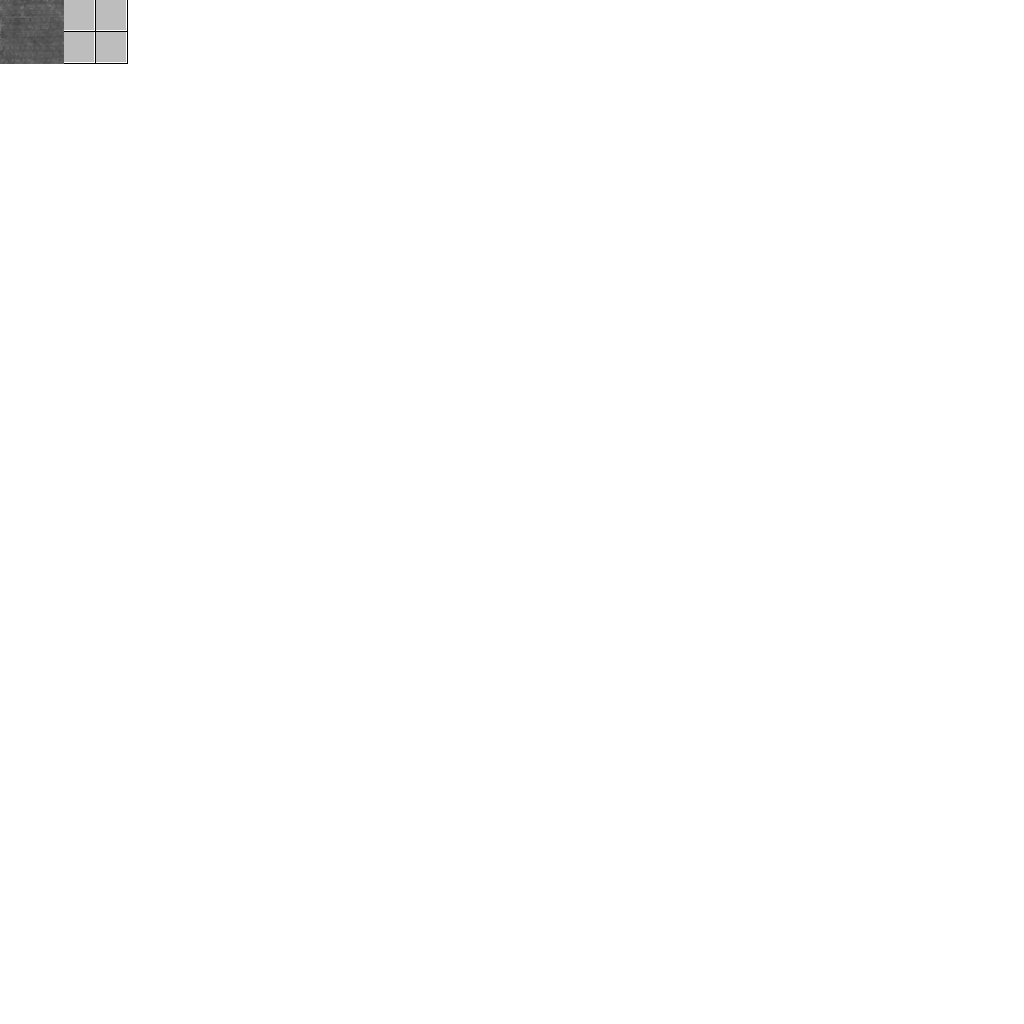
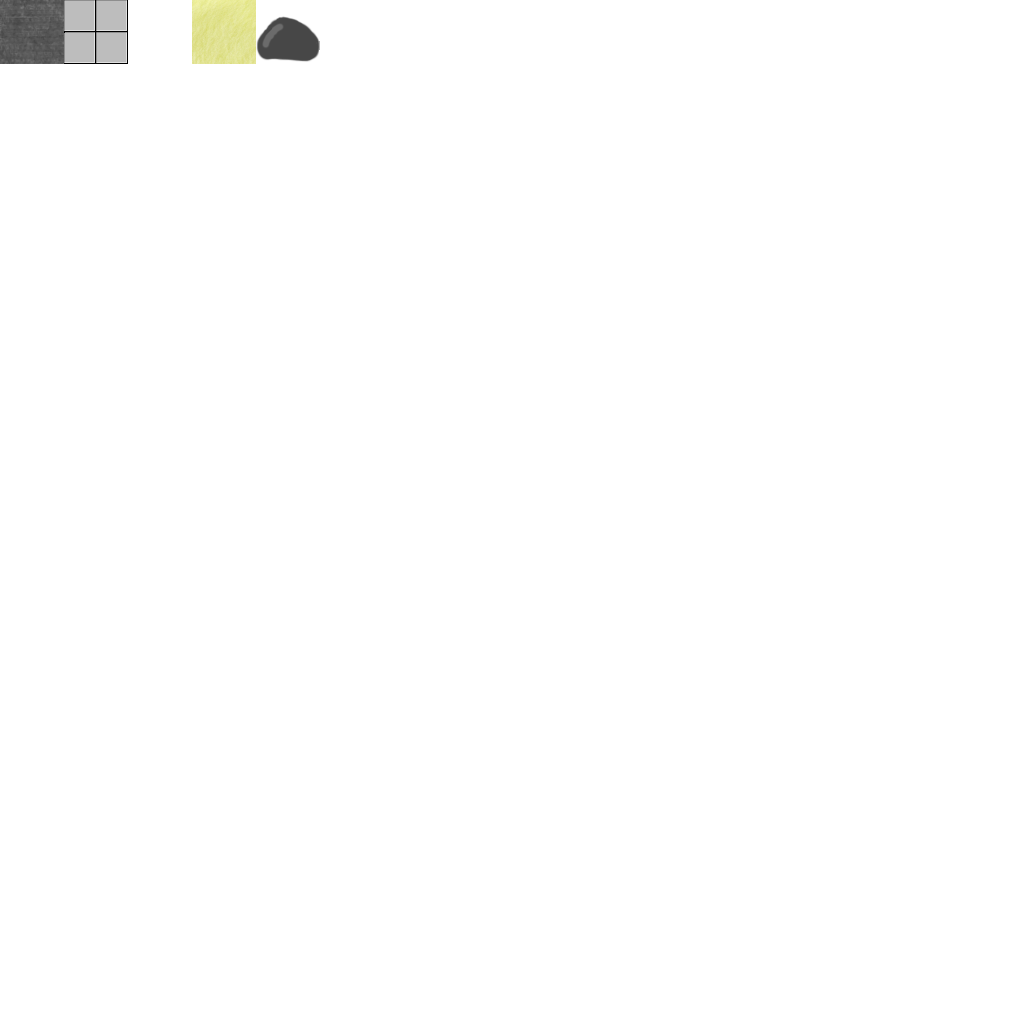
Before/after of a w=1024, h=1024 layered artwork. What changed in the layer stack:
added layer "Shape 18" (25%) above "Shape 17" over [65, 32, 127, 33]
added layer "Shape 17" (25%) above "Shape 16" over [96, 1, 97, 63]
added layer "Shape 16" (25%) above "Shape 15" over [65, 0, 127, 1]
added layer "Shape 14" (26%) above "Layer 1" over [64, 0, 65, 63]
moved "Layer 1" above "Shape 13", painted on it over [0, 0, 320, 64]
painted on "Shape 13", unmasked it over [64, 0, 127, 63]
removed layer "Shape 12" over [64, 30, 94, 31]
removed layer "Shape 11" over [94, 0, 95, 31]
removed layer "Shape 10" over [94, 32, 95, 62]
removed layer "Shape 9" over [64, 62, 95, 63]
removed layer "Shape 8" over [96, 62, 126, 63]
removed layer "Shape 7" over [126, 32, 127, 63]
removed layer "Shape 6" over [96, 30, 126, 31]
removed layer "Shape 5" over [126, 0, 127, 31]
